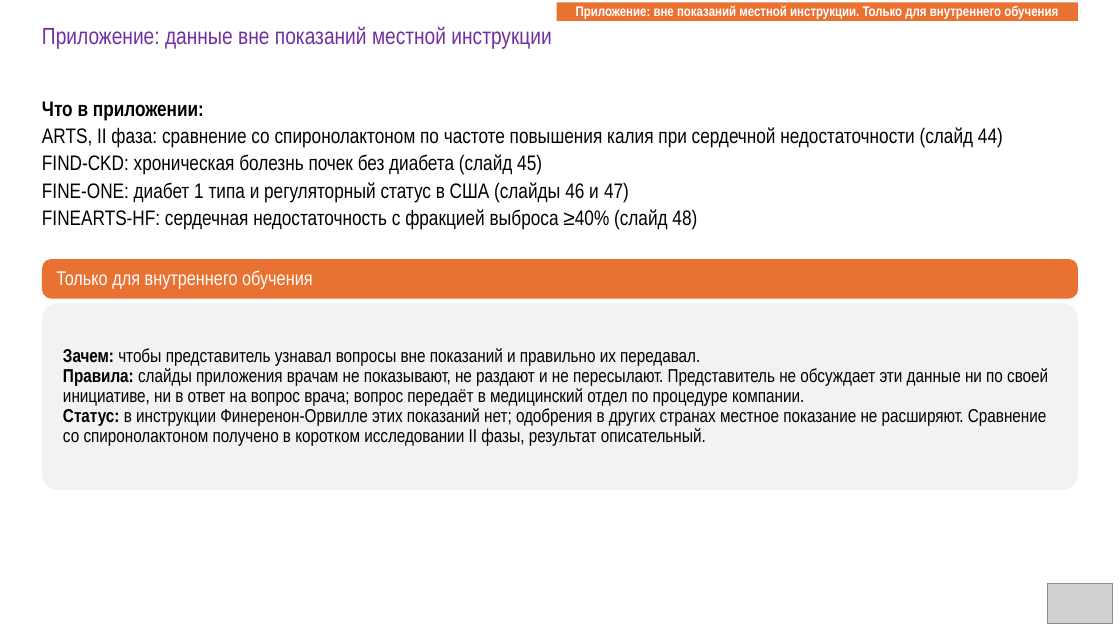
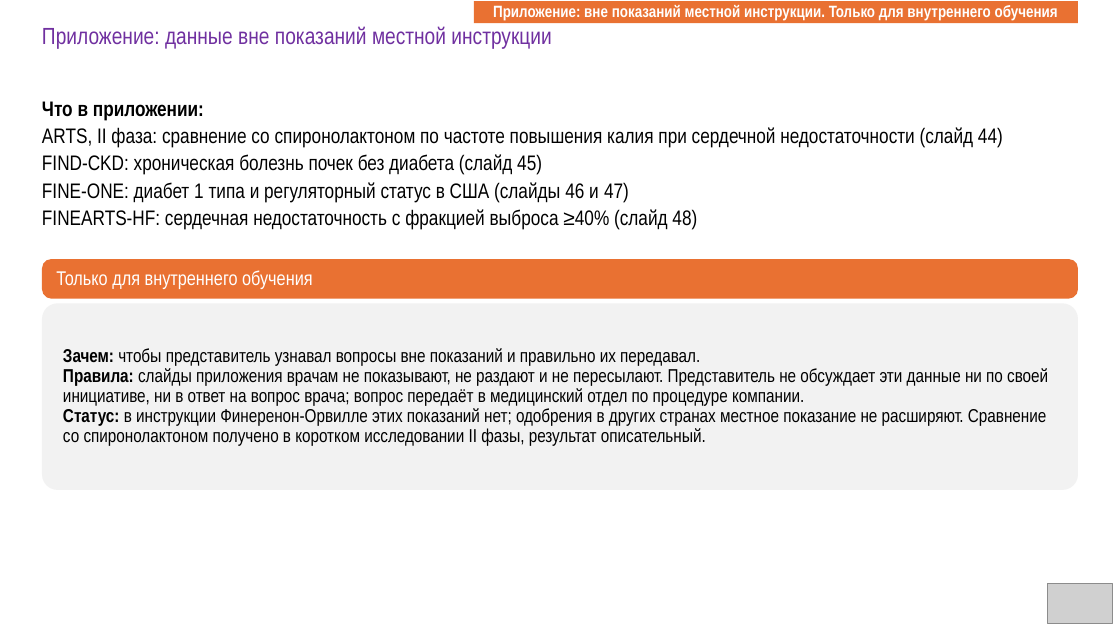
Before and after one commit to drabdulbosit1-eng/my-test-cloud, a slide deck: slide 43 of finerenone/Finerenone_Levin_reviewed.pptx. Drawn at 1120x630 pixels with LibreOffice and Linux fonts; fonts in the diff are those of the drawing; grey boxes stand for pictures. Boxes give left, top, right and bottom in pixels: in the first picture for what was removed or moved away, otherwise in the second. Text is boxed around its words. In the diff, an @@ line names an element or a change of style, - is before the commit and + after.

```diff
--- a/finerenone/Finerenone_Levin_reviewed.pptx
+++ b/finerenone/Finerenone_Levin_reviewed.pptx
@@ rectangle "Приложение: вне показаний местной инструкции. ...": place and size @@
-rectangle "Приложение: вне показаний местной инструкции. ..." at (557, 3, 1079, 21)
+rectangle "Приложение: вне показаний местной инструкции. ..." at (474, 1, 1078, 23)
@@ rectangle "Приложение: вне показаний местной инструкции. ..." at (474, 1, 1078, 23): size 12 to 14 pt @@
```
Also in this commit, not shown: 11 other slides changed, 1 other file.
